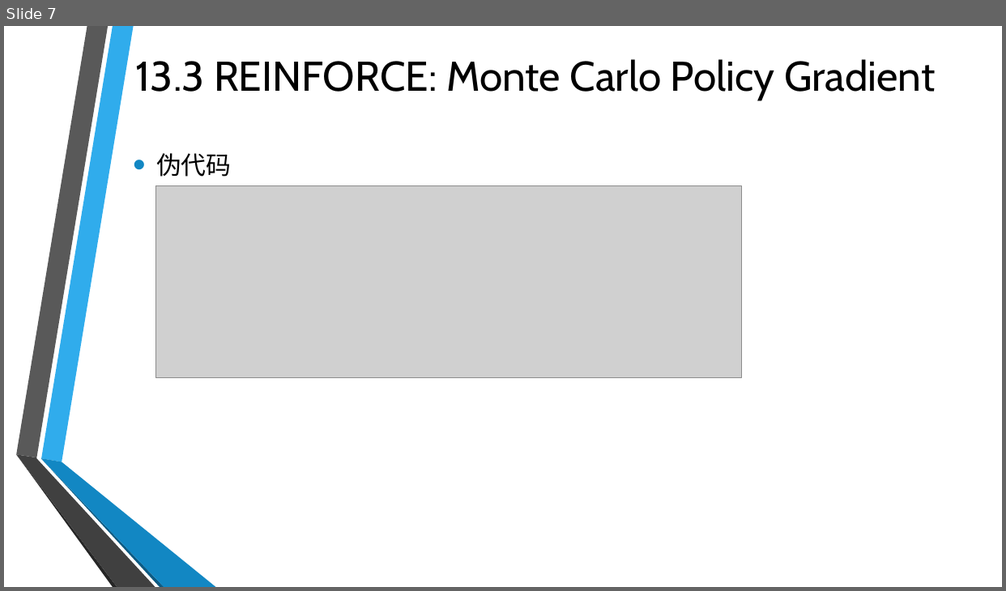
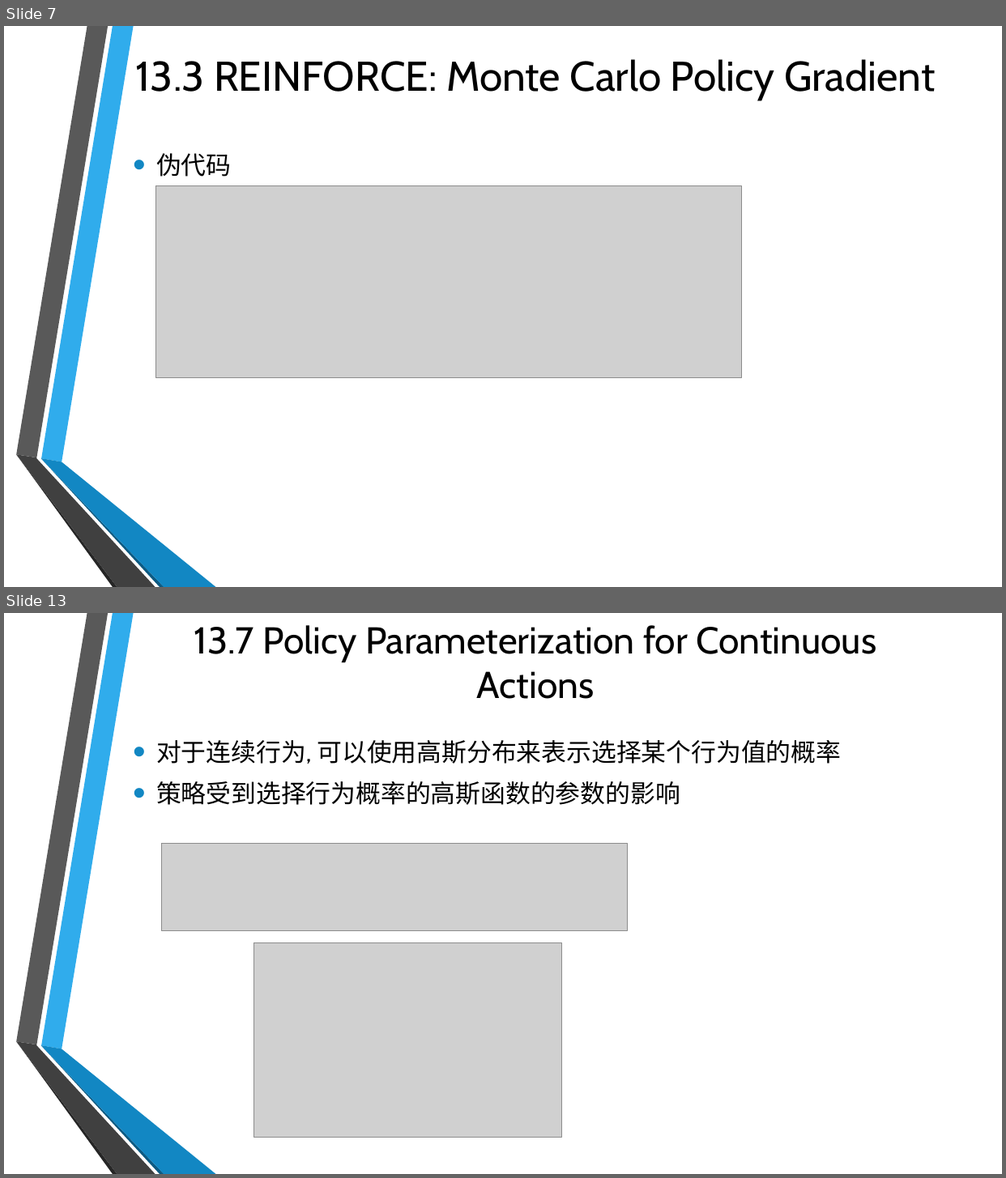
Before and after one commit to Seraphli/RLAIExercise, a slide deck: Chapter 13.pptx. Shown one above the other, each under a label of ours: slide 7 before the commit, slides 7 and 13 after it; the slides between them are not shown. The pictures are 1006x591 and 1006x1178 pixels, drawn with LibreOffice and Linux fonts; fonts in the diff are those of the drawing; grey boxes stand for pictures; background and template pictures are left out. Boxes give left, top, right and bottom in pixels: in the first picture for what was removed or moved away, otherwise in the second. Text is boxed around its words. In the diff, an @@ line names an element or a change of style, - is before the commit and + after.

```diff
--- a/Chapter 13.pptx
+++ b/Chapter 13.pptx
@@ slide 13 added at (4, 613, 1002, 1174), background picture (left out); not listed: 6 template elements that a slide beside it also shows @@
@@ title added at (194, 625, 876, 699), 36 pt, text #000000 @@
+13.7 Policy Parameterization for Continuous Actions
@@ text added at (156, 740, 841, 805), 24 pt, text #000000 @@
+• 对于连续行为, 可以使用高斯分布来表示选择某个行为值的概率
+• 策略受到选择行为概率的高斯函数的参数的影响
@@ picture added at (161, 844, 628, 931) @@
@@ picture added at (254, 943, 562, 1138) @@
```
Also in this commit, not shown: 1 slide changed, 4 other slides added.
